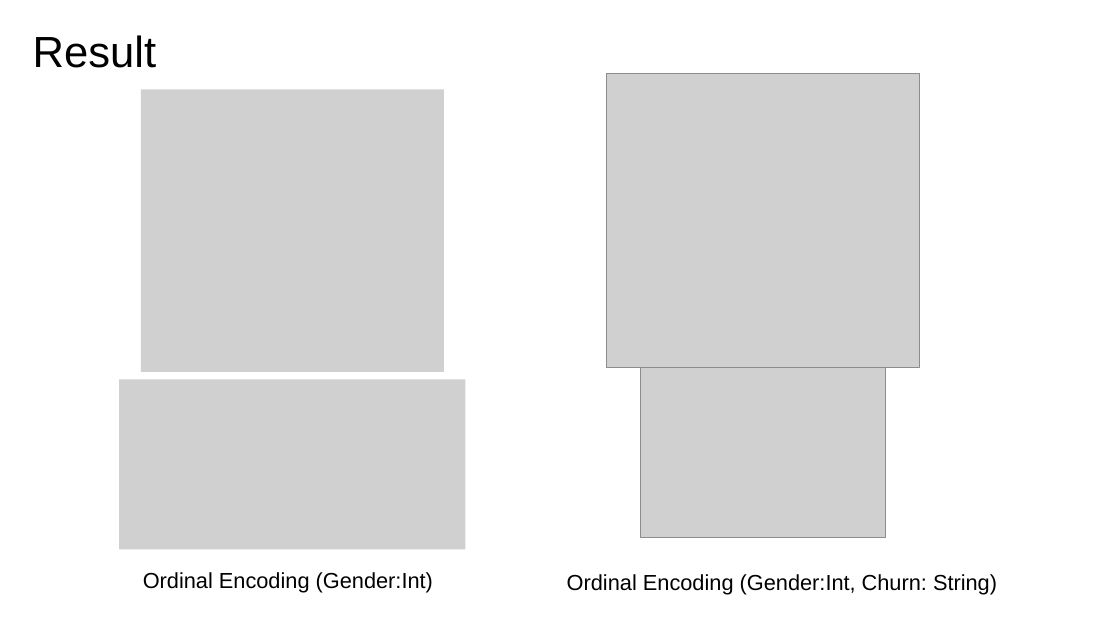
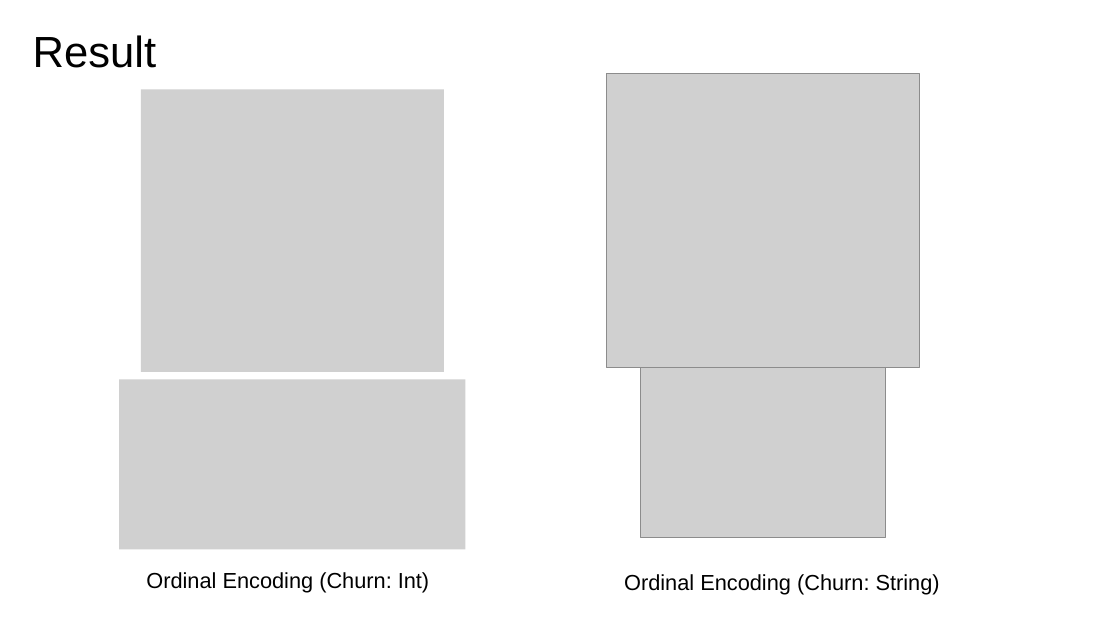
Before and after one commit to LeeMoofon0222/Vizuro_Intern, a slide deck: slide 15 of cc_process/Customer_Churn_ppt.pptx. Drawn at 1120x630 pixels with LibreOffice and Linux fonts; fonts in the diff are those of the drawing; grey boxes stand for pictures; background and template pictures are left out. Boxes give left, top, right and bottom in pixels: in the first picture for what was removed or moved away, otherwise in the second. Text is boxed around its words. In the diff, an @@ line names an element or a change of style, - is before the commit and + after.

```diff
--- a/cc_process/Customer_Churn_ppt.pptx
+++ b/cc_process/Customer_Churn_ppt.pptx
@@ text at <box>146,572,429,593</box>: text changed @@
-Ordinal Encoding (Gender:Int)
+Ordinal Encoding (Churn: Int)
@@ text at <box>624,574,940,595</box>: text changed @@
-Ordinal Encoding (Gender:Int, Churn: String)
+Ordinal Encoding (Churn: String)
```
Also in this commit, not shown: 6 other slides changed, 2 slides added, 22 other files.
